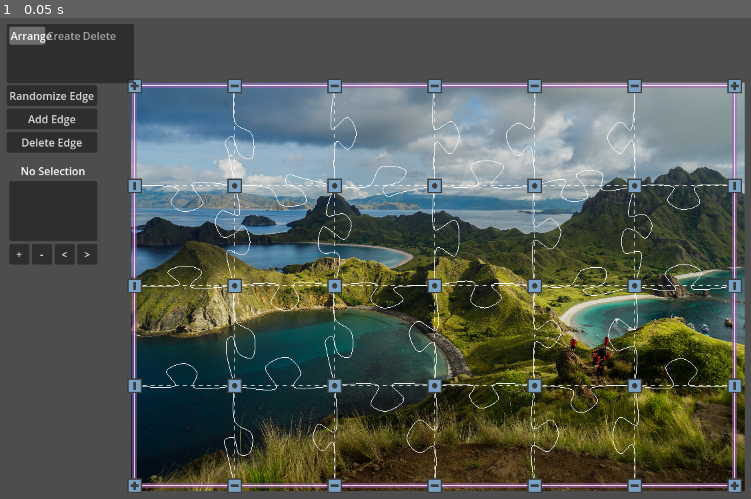
Above: before the commit, frame 1.
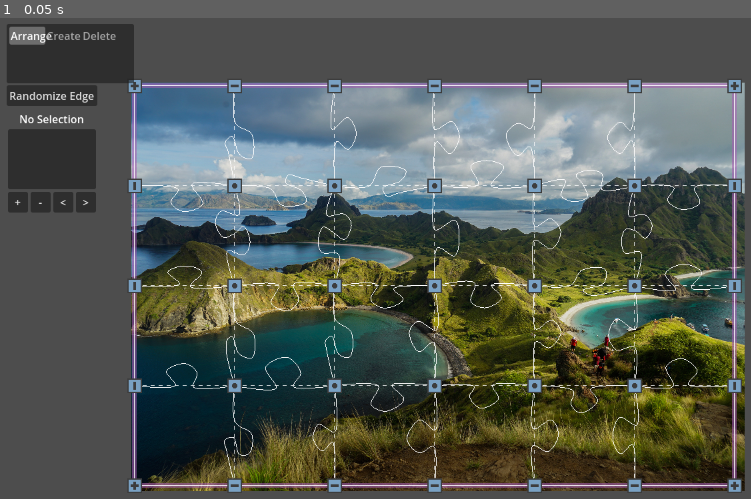
Above: after the commit, the same moment.

Repository: kreibaum/puzzle-shark
Game: Godot game, scene res://editor.tscn
Two runs of this game, one before a commit and one after it. Both use one fixed random seed, a clock stepped at 60 frames per second and the inputs below.
Inputs:
- Up to frame 1 (0.05 s): no input

The runs differ from the first frame. In frame 1, 2.5% of the frame differs, in the area x 0-13%, y 18-52%.

Commit message:
Fix randomize edge, remove unused buttons.

Diff:
--- a/UI/AddEdgeButton.gd
+++ /dev/null
@@ -1,18 +0,0 @@
-extends Button
-
-@export var canvas: PuzzleCanvas
-
-
-func _ready():
-	# hook up the button's "pressed" signal to our "_on_Button_pressed" callback
-	pressed.connect(_on_Button_pressed)
-
-
-func _on_Button_pressed():
-	# Check if exactly two points are selected in the canvas.selected_vertices
-	# dictionary. If so, add a line between them.
-
-	var selection: Dictionary = canvas.selected_vertices
-	if selection.size() == 2 and canvas.get_selected_edges().size() == 0:
-		var points: Array = selection.keys()
-		canvas.create_edge(points[0], points[1])
--- a/UI/DeleteEdgeButton.gd
+++ /dev/null
@@ -1,16 +0,0 @@
-extends Button
-
-@export var canvas: PuzzleCanvas
-
-
-func _ready():
-	# hook up the button's "pressed" signal to our "_on_Button_pressed" callback
-	pressed.connect(_on_Button_pressed)
-
-
-func _on_Button_pressed():
-	# Check if exactly two points are selected in the canvas.selected_vertices
-	# dictionary. If so, add a delete the edge between them.
-
-	for edge in canvas.get_selected_edges():
-		canvas.delete_edge(edge)
--- /dev/null
+++ b/UI/PriorityButton.gd
@@ -0,0 +1,28 @@
+class_name PriorityButton extends Button
+
+## Priority button that can consume events before the PuzzleCanvas.
+## Is is important, that the priority button is BELOW the PuzzleCanvas
+## in the scene tree.
+
+@export var canvas: PuzzleCanvas
+
+## Internal tracker to make sure we can capture a down-up sequence.
+var click_started_on_button: bool = false
+
+
+## Override this hook method with the actual button logic.
+func _on_Button_pressed():
+	pass
+
+
+func _input(event):
+	if is_hovered() || click_started_on_button:
+		if event is InputEventMouseButton && event.button_index == MOUSE_BUTTON_LEFT:
+			if event.is_pressed():
+				click_started_on_button = true
+				get_viewport().set_input_as_handled()
+			else:
+				click_started_on_button = false
+				get_viewport().set_input_as_handled()
+				if is_hovered():
+					_on_Button_pressed()
--- a/UI/RandomizeEdgeButton.gd
+++ b/UI/RandomizeEdgeButton.gd
@@ -1,11 +1,4 @@
-extends Button
-
-@export var canvas: PuzzleCanvas
-
-
-func _ready():
-	# hook up the button's "pressed" signal to our "_on_Button_pressed" callback
-	pressed.connect(_on_Button_pressed)
+extends PriorityButton
 
 
 func _on_Button_pressed():
--- a/editor.tscn
+++ b/editor.tscn
@@ -1,11 +1,9 @@
-[gd_scene load_steps=11 format=3 uid="uid://61gu0hssk52h"]
+[gd_scene load_steps=9 format=3 uid="uid://61gu0hssk52h"]
 
 [ext_resource type="Script" path="res://UI/PanCamera.gd" id="1_bwty5"]
 [ext_resource type="PackedScene" uid="uid://cqq8meapgi251" path="res://PuzzleCanvas/puzzle_canvas.tscn" id="2_hetub"]
 [ext_resource type="Texture2D" uid="uid://dxt53gumvtia8" path="res://Assets/Pulau_Padar.jpg" id="3_f3am2"]
 [ext_resource type="Script" path="res://UI/RandomizeEdgeButton.gd" id="4_ruoih"]
-[ext_resource type="Script" path="res://UI/AddEdgeButton.gd" id="5_q1ol5"]
-[ext_resource type="Script" path="res://UI/DeleteEdgeButton.gd" id="6_l2tq3"]
 [ext_resource type="Script" path="res://UI/EdgeInspector.gd" id="7_ydjap"]
 [ext_resource type="Script" path="res://UI/StateMachine.gd" id="8_ac1sk"]
 [ext_resource type="Script" path="res://UI/StateGrid.gd" id="8_qgcry"]
@@ -42,23 +40,11 @@
 script = ExtResource("4_ruoih")
 canvas = NodePath("../../../PuzzleCanvas")
 
-[node name="AddEdgeButton" type="Button" parent="CanvasLayer/VBoxContainer" node_paths=PackedStringArray("canvas")]
-layout_mode = 2
-text = "Add Edge"
-script = ExtResource("5_q1ol5")
-canvas = NodePath("../../../PuzzleCanvas")
-
-[node name="DeleteEdgeButton" type="Button" parent="CanvasLayer/VBoxContainer" node_paths=PackedStringArray("canvas")]
-layout_mode = 2
-text = "Delete Edge"
-script = ExtResource("6_l2tq3")
-canvas = NodePath("../../../PuzzleCanvas")
-
 [node name="EdgeInspector" type="VBoxContainer" parent="CanvasLayer" node_paths=PackedStringArray("canvas")]
-offset_left = 17.0
-offset_top = 221.0
-offset_right = 149.0
-offset_bottom = 376.0
+offset_left = 15.0
+offset_top = 143.0
+offset_right = 147.0
+offset_bottom = 298.0
 script = ExtResource("7_ydjap")
 canvas = NodePath("../../PuzzleCanvas")
 
